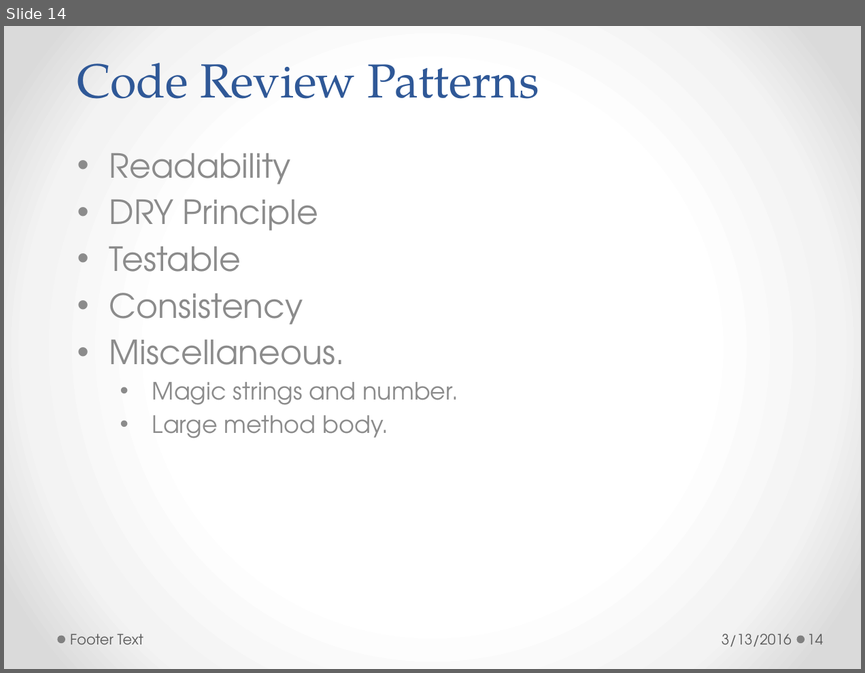
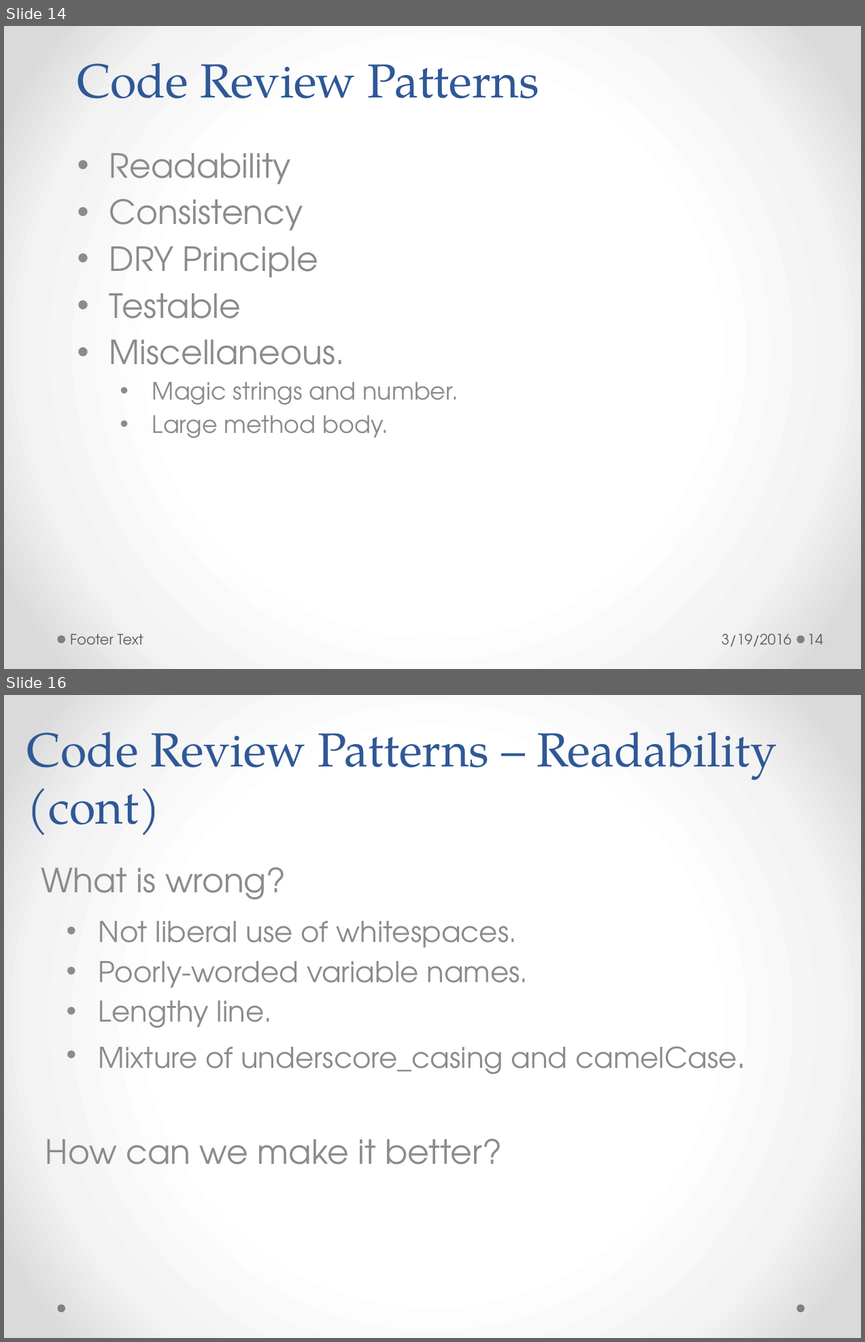
Before and after one commit to h-t-tran/brown, a slide deck: codereview/tech-presentation-effective-codereview.pptx. Shown one above the other, each under a label of ours: slide 14 before the commit, slides 14 and 16 after it; the slides between them are not shown. The pictures are 865x673 and 865x1342 pixels, drawn with LibreOffice and Linux fonts; fonts in the diff are those of the drawing. Boxes give left, top, right and bottom in pixels: in the first picture for what was removed or moved away, otherwise in the second. Text is boxed around its words. In the diff, an @@ line names an element or a change of style, - is before the commit and + after.

Commit message:
add code review code

```diff
--- a/codereview/tech-presentation-effective-codereview.pptx
+++ b/codereview/tech-presentation-effective-codereview.pptx
@@ slide 16 added at bbox=[4, 695, 861, 1338], background gradient #FFFFFF to #F4F4F4 to #DADADA; not listed: 2 template elements that a slide beside it also shows @@
@@ title added at bbox=[27, 732, 776, 835], 40 pt, text #2F5897 @@
+Code Review Patterns – Readability
+(cont)
@@ text added at bbox=[41, 867, 286, 900], 28 pt, text #8C8C8C @@
+What is wrong?
@@ text added at bbox=[99, 921, 736, 1074], 24 pt, text #8C8C8C @@
+• Not liberal use of whitespaces.
+• Poorly-worded variable names.
+• Lengthy line.
+• Mixture of underscore_casing and camelCase.
@@ text added at bbox=[45, 1138, 502, 1164], 28 pt, text #8C8C8C @@
+How can we make it better?
@@ slide 14 changed as well @@
@@ subtitle at bbox=[109, 199, 303, 231]: paragraph added @@
+• Consistency
@@ subtitle at bbox=[109, 293, 303, 325]: paragraph removed @@
-• Consistency
@@ text at bbox=[721, 633, 791, 646]: text changed @@
-3/13/2016
+3/19/2016
```
Also in this commit, not shown: 22 other slides changed, 1 other slide added, 7 other files.
